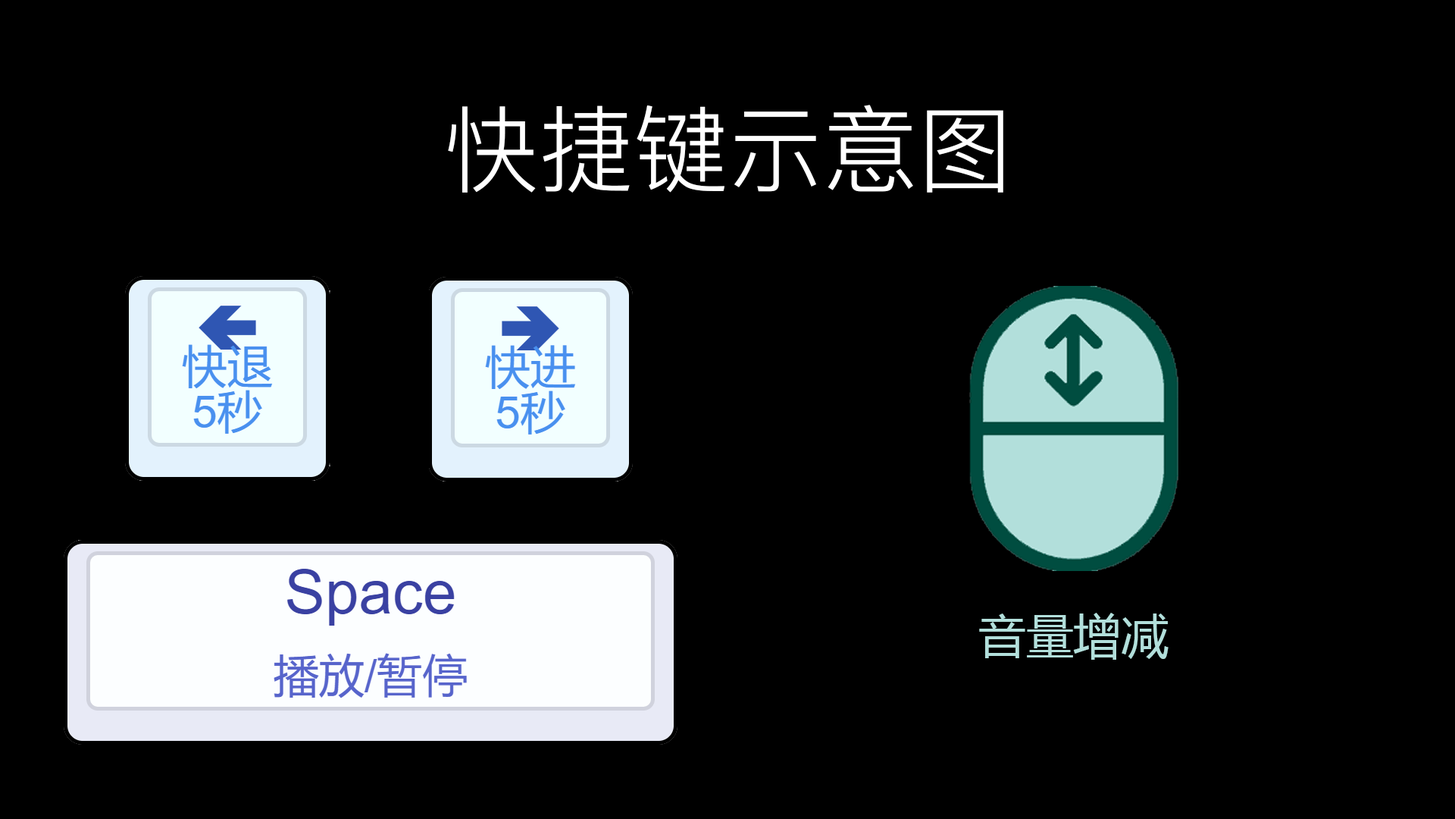
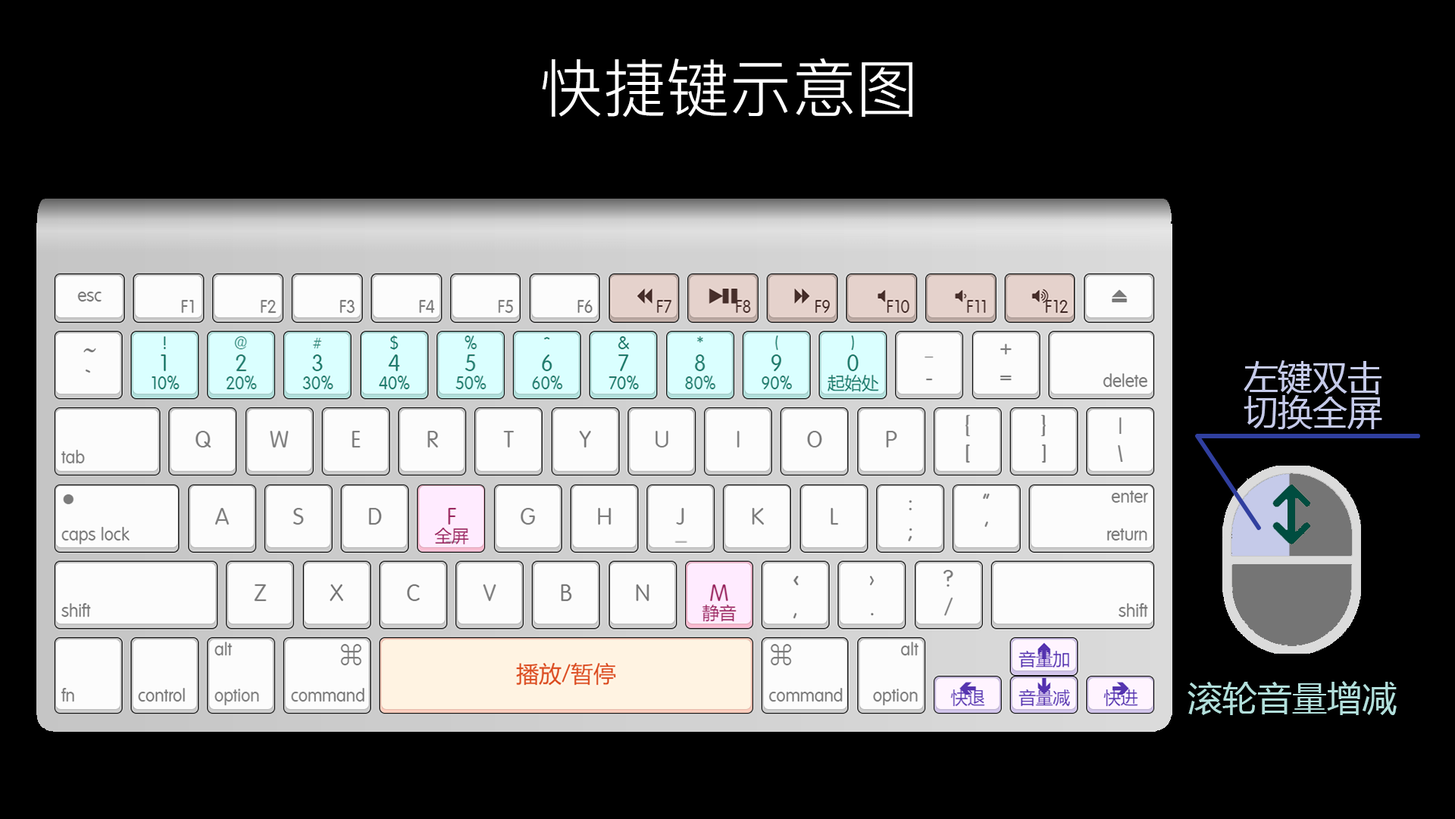
The second (1455, 819) image is a revision of the first. Changes to its layers:
added layer "左键双击 切换全屏" above "直线 4" over [1243,360,1383,430]
added layer "直线 4" above "直线 3" over [1196,433,1421,439]
added layer "直线 3" above "滚轮音量增减" over [1195,433,1262,530]
renamed "音量增减" to "滚轮音量增减", painted on it over [979,612,1397,715]
added layer "直线 2" above "图层 2" over [1223,465,1362,654]
painted on "图层 2" over [968,285,1362,654]
painted on "快捷键示意图" over [447,58,1004,193]
renamed "图层 1" to "无标题", painted on it over [36,197,1174,745]
